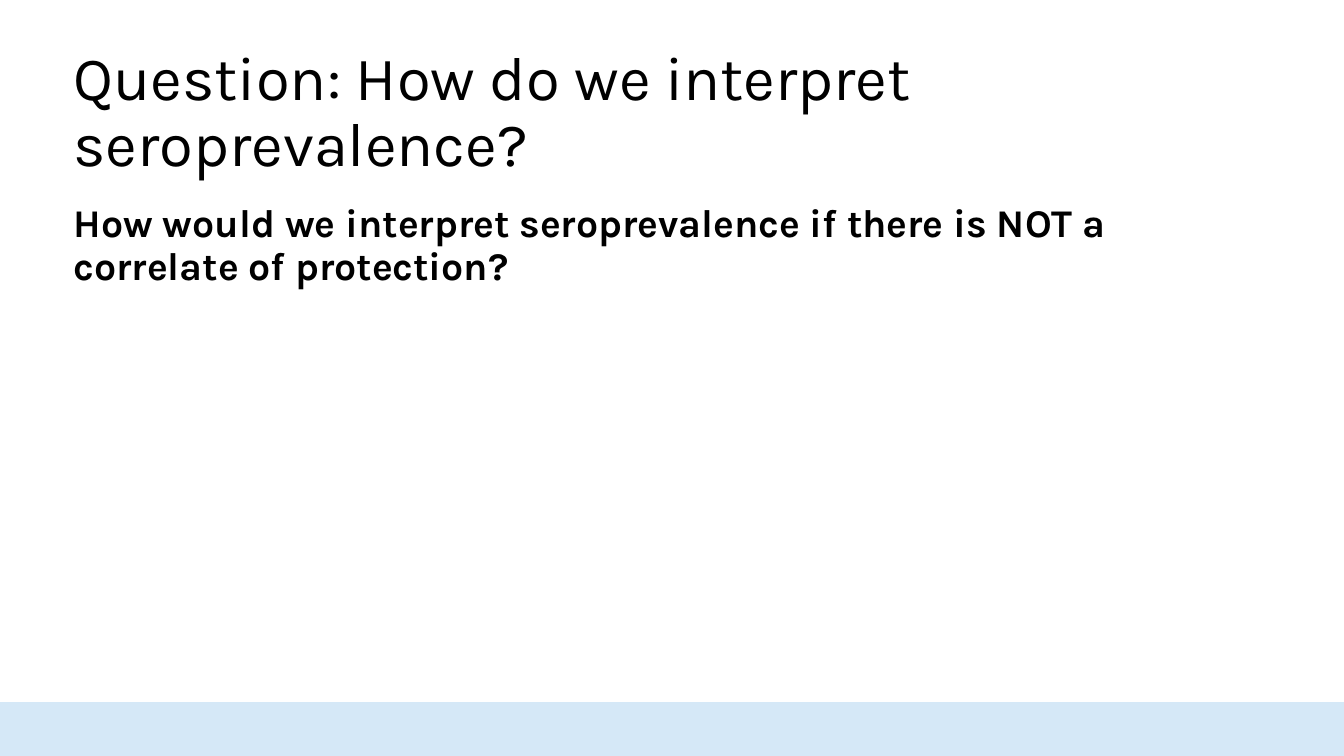
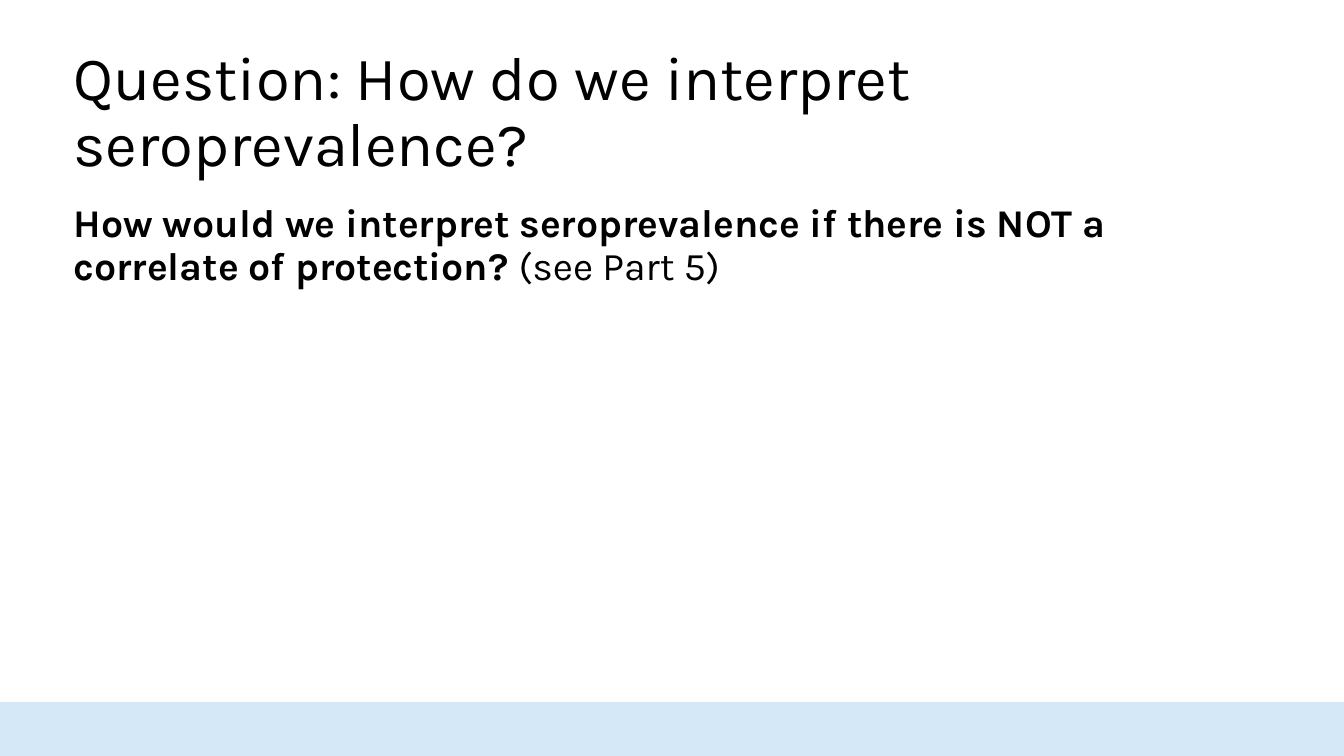
Before and after one commit to HopkinsIDD/seroanalytics_workshop, a slide deck: slide 19 of Part 4/Lecture 4.pptx. Drawn at 1344x756 pixels with LibreOffice and Linux fonts; fonts in the diff are those of the drawing; background and template pictures are left out. Boxes give left, top, right and bottom in pixels: in the first picture for what was removed or moved away, otherwise in the second. Text is boxed around its words. In the diff, an @@ line names an element or a change of style, - is before the commit and + after.

```diff
--- a/Part 4/Lecture 4.pptx
+++ b/Part 4/Lecture 4.pptx
@@ text at (74,209,1105,290): text changed @@
-How would we interpret seroprevalence if there is NOT a correlate of protection?
+How would we interpret seroprevalence if there is NOT a correlate of protection? (see Part 5)
```
Also in this commit, not shown: 9 other slides changed, 9 slides removed, 3 other files.
